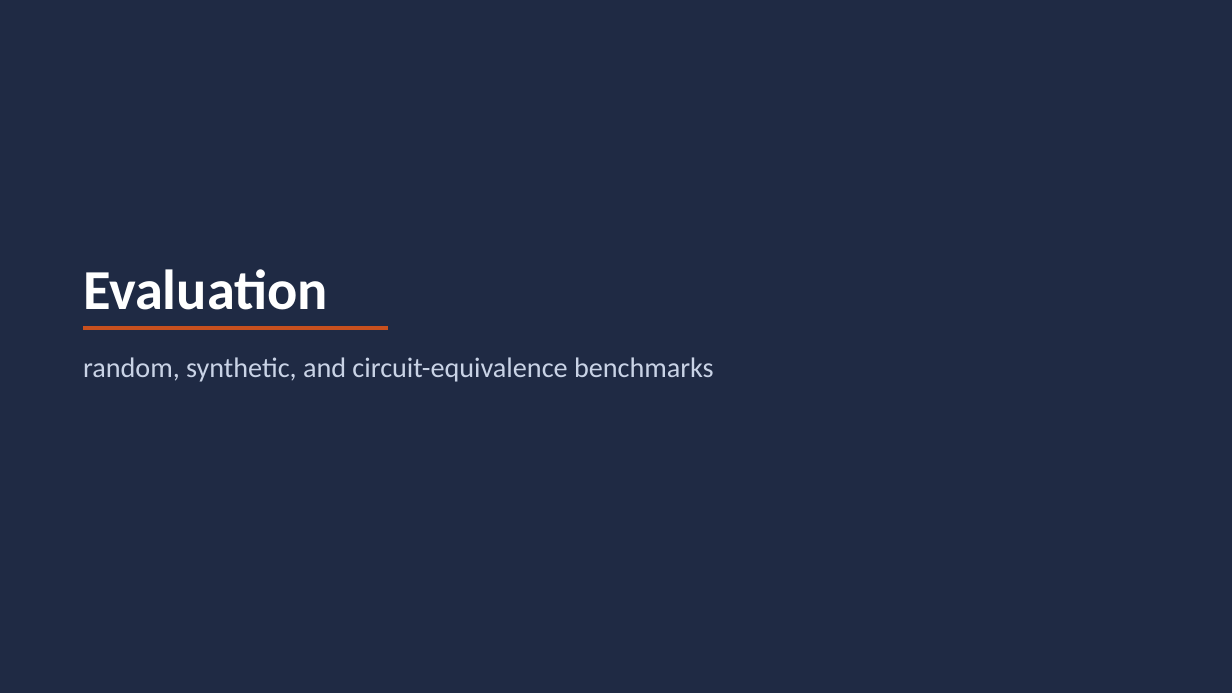
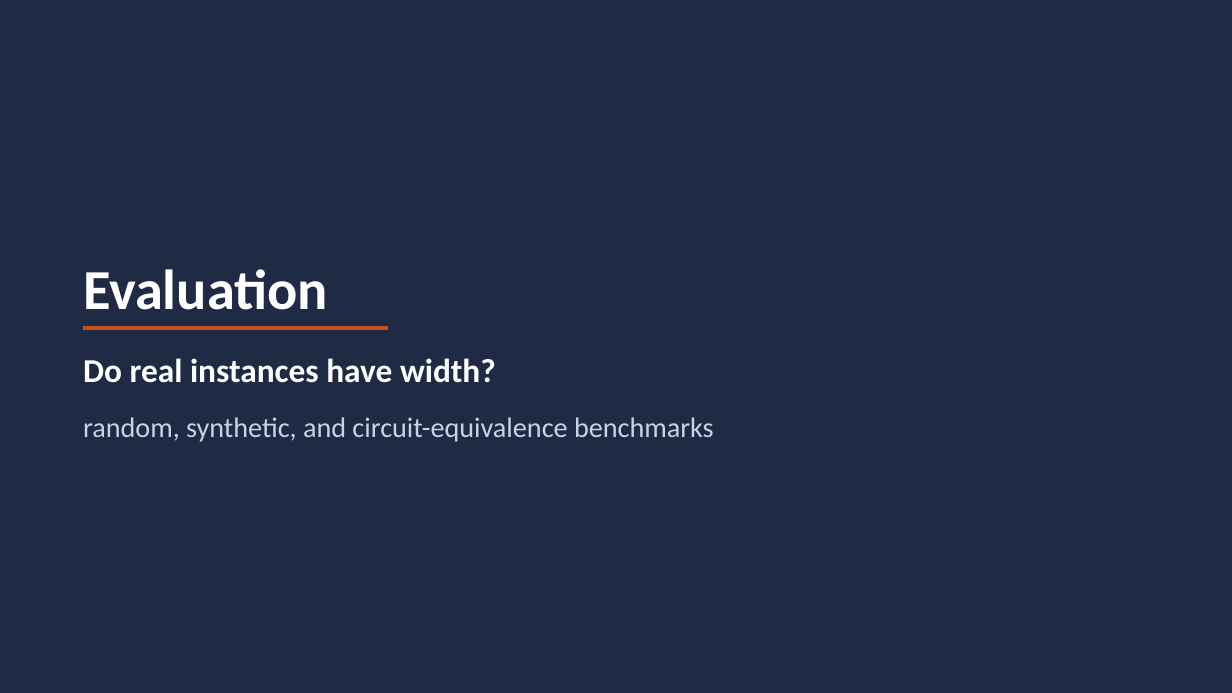
Before and after one commit to amarshah1/parallelcc-paper, a slide deck: slide 51 of slides/parallelcc-part1.pptx. Drawn at 1232x693 pixels with LibreOffice and Linux fonts; fonts in the diff are those of the drawing. Boxes give left, top, right and bottom in pixels: in the first picture for what was removed or moved away, otherwise in the second. Text is boxed around its words. In the diff, an @@ line names an element or a change of style, - is before the commit and + after.

```diff
--- a/slides/parallelcc-part1.pptx
+++ b/slides/parallelcc-part1.pptx
@@ text added at [83,358,496,383], 26 pt, text #FFFFFF, bold @@
+Do real instances have width?
@@ text "random, synthetic, and circuit-equivalence benchmarks": place and size @@
-text "random, synthetic, and circuit-equivalence benchmarks" at [83,357,714,382]
+text "random, synthetic, and circuit-equivalence benchmarks" at [83,417,714,442]
```
Also in this commit, not shown: 8 other slides changed, 1 other file.
